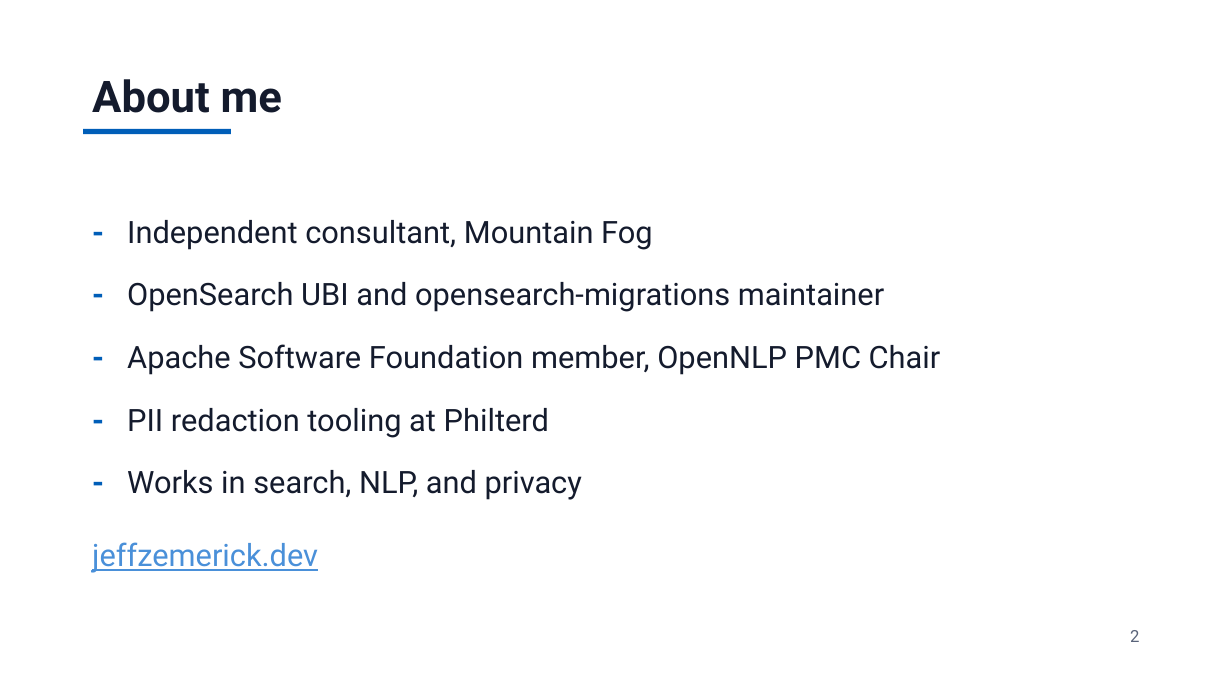
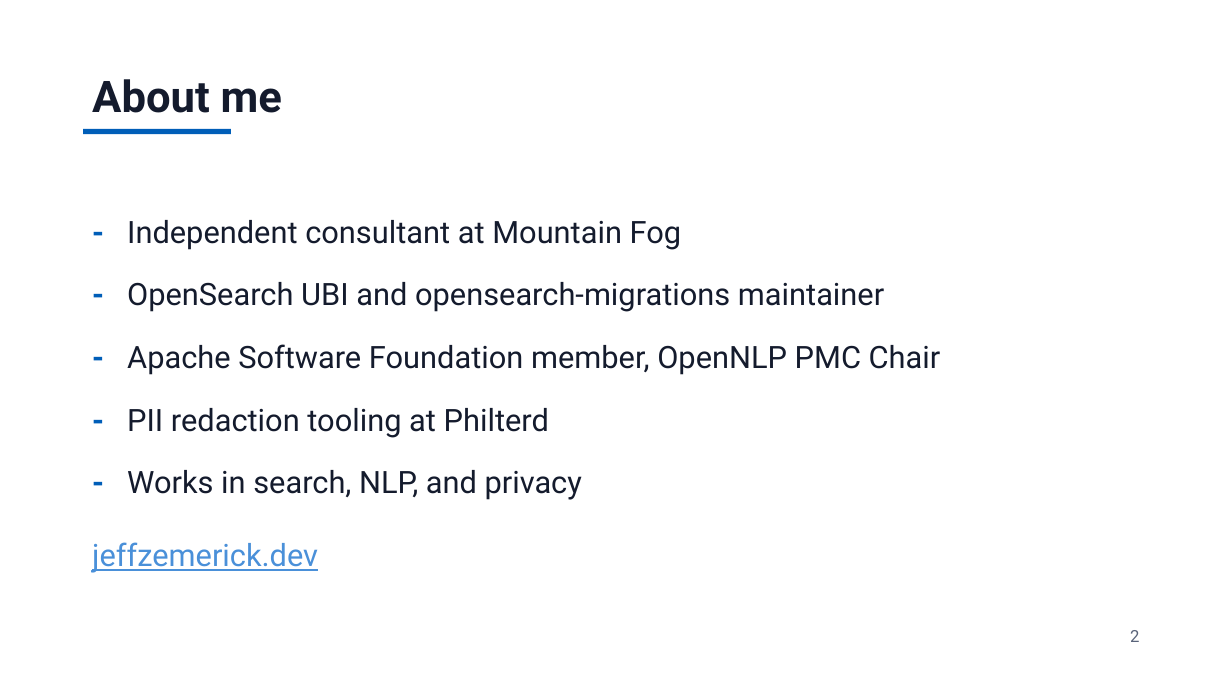
Before and after one commit to jzonthemtn/ldp-for-search, a slide deck: slide 2 of ldp_for_search_slides.pptx. Drawn at 1232x693 pixels with LibreOffice and Linux fonts; fonts in the diff are those of the drawing. Boxes give left, top, right and bottom in pixels: in the first picture for what was removed or moved away, otherwise in the second. Text is boxed around its words. In the diff, an @@ line names an element or a change of style, - is before the commit and + after.

```diff
--- a/ldp_for_search_slides.pptx
+++ b/ldp_for_search_slides.pptx
@@ text at [127, 220, 682, 250]: text changed @@
-- Independent consultant, Mountain Fog
+- Independent consultant at Mountain Fog
```
Also in this commit, not shown: 7 other slides changed, 1 slide added, 1 slide removed, 5 other files.
